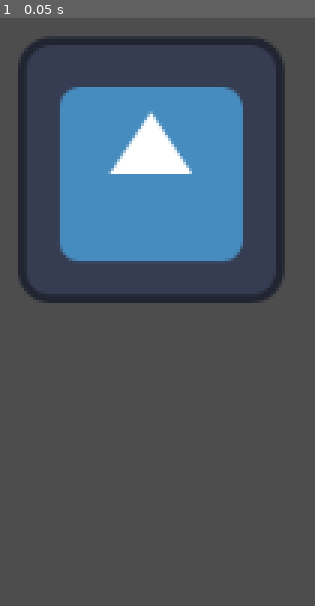
Above: before the commit, frame 1.
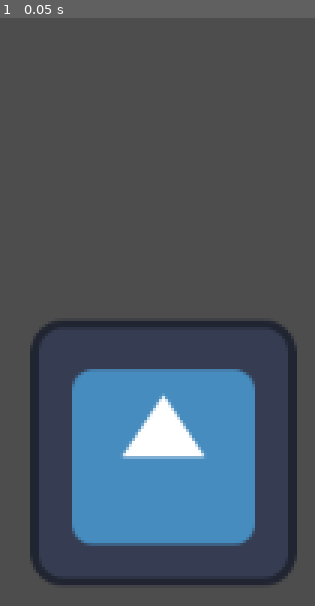
Above: after the commit, the same moment.

Repository: Phantom-soup/first-week-rapid-prototyping
Game: Godot game, scene res://Main.tscn
Same seed, same stepped clock (60 frames per second), same inputs: the game is played once before the commit and once after it. The engine's default icon, where the game draws it, is replaced by a stand-in: a white triangle on a blue panel in a dark square.
Inputs:
- Up to frame 1 (0.05 s): no input

The runs differ from the first frame. In frame 1, 44% of the frame differs, in the area x 5-95%, y 3-97%.

Commit message:
hud that has an appearing counter
kill bind doesn't work though...

Diff:
--- /dev/null
+++ b/Instances/hud.tscn
@@ -0,0 +1,22 @@
+[gd_scene load_steps=2 format=3 uid="uid://bn8qnhyijkhb1"]
+
+[ext_resource type="Script" path="res://scripts/hud.gd" id="1_hf3s0"]
+
+[node name="HUD" type="CanvasLayer"]
+script = ExtResource("1_hf3s0")
+
+[node name="Counter" type="Label" parent="."]
+anchors_preset = 2
+anchor_top = 1.0
+anchor_bottom = 1.0
+offset_top = -23.0
+offset_right = 40.0
+grow_vertical = 0
+text = "00"
+
+[node name="Message" type="Label" parent="."]
+offset_right = 40.0
+offset_bottom = 23.0
+
+[node name="Timer" type="Timer" parent="."]
+wait_time = 4096.0
--- a/Main.tscn
+++ b/Main.tscn
@@ -1,8 +1,28 @@
-[gd_scene load_steps=2 format=3 uid="uid://cpmhx3ycf70cc"]
+[gd_scene load_steps=5 format=3 uid="uid://cpmhx3ycf70cc"]
 
+[ext_resource type="Script" path="res://scripts/main.gd" id="1_1wabf"]
 [ext_resource type="PackedScene" uid="uid://b3sqjefu0f3ln" path="res://Instances/incrementer.tscn" id="1_5dvbb"]
+[ext_resource type="PackedScene" uid="uid://cr6v6ie2ndwhu" path="res://Instances/boss.tscn" id="2_l0obj"]
+[ext_resource type="PackedScene" uid="uid://bn8qnhyijkhb1" path="res://Instances/hud.tscn" id="3_r78w4"]
 
 [node name="Main" type="Node2D"]
+script = ExtResource("1_1wabf")
+bossy = ExtResource("2_l0obj")
+
+[node name="ColorRect" type="ColorRect" parent="."]
+visible = false
+offset_left = -27.0
+offset_top = -25.0
+offset_right = 1182.0
+offset_bottom = 665.0
+color = Color(0.00288962, 0.00291356, 0.131866, 1)
 
 [node name="Incrementer" parent="." instance=ExtResource("1_5dvbb")]
-position = Vector2(557, 219)
+position = Vector2(563, 355)
+
+[node name="Timer" type="Timer" parent="."]
+
+[node name="HUD" parent="." instance=ExtResource("3_r78w4")]
+
+[connection signal="input_event" from="Incrementer" to="." method="_on_incrementer_input_event"]
+[connection signal="start_game" from="HUD" to="." method="_on_hud_start_game"]
--- a/incrementer.gd
+++ /dev/null
@@ -1,16 +0,0 @@
-extends Area2D
-
-
-# Called when the node enters the scene tree for the first time.
-func _ready() -> void:
-	pass # Replace with function body.
-
-
-# Called every frame. 'delta' is the elapsed time since the previous frame.
-func _process(delta: float) -> void:
-	pass
-
-
-func _input(event: InputEvent) -> void:
-	if event.is_action_pressed("Clicke"):
-		print("clicked")
--- a/project.godot
+++ b/project.godot
@@ -22,6 +22,11 @@
 "events": [Object(InputEventMouseButton,"resource_local_to_scene":false,"resource_name":"","device":-1,"window_id":0,"a …(253 unchanged characters)…
 ]
 }
+kill_bind={
+"deadzone": 0.5,
+"events": [Object(InputEventKey,"resource_local_to_scene":false,"resource_name":"","device":-1,"window_id":0,"alt_pressed":false,"shift_pressed":false,"ctrl_pressed":false,"meta_pressed":false,"pressed":false,"keycode":0,"physical_keycode":75,"key_label":0,"unicode":107,"location":0,"echo":false,"script":null)
+]
+}
 
 [rendering]
 
--- /dev/null
+++ b/scripts/hud.gd
@@ -0,0 +1,24 @@
+extends CanvasLayer
+
+
+signal start_game
+signal boss_time
+
+
+func _ready() -> void:
+	$Counter.hide()
+
+
+func try_again():
+	print("kill bind!")
+
+
+func update_increment(num):
+	$Counter.text = str(num)
+	start_game.emit()
+
+
+
+
+func _on_boss_timer_timeout() -> void:
+	pass # Replace with function body.
--- a/scripts/incrementer.gd
+++ b/scripts/incrementer.gd
@@ -10,6 +10,6 @@
 func _process(delta: float) -> void:
 	pass
 
-func _on_input_event(viewport: Node, event: InputEvent, shape_idx: int) -> void:
-	if event.is_action_pressed("Clicke"):
-		print("click")
+#func _on_input_event(viewport: Node, event: InputEvent, shape_idx: int) -> void:
+	#if event.is_action_pressed("Clicke"):
+		#print("click")
--- /dev/null
+++ b/scripts/main.gd
@@ -0,0 +1,25 @@
+extends Node2D
+
+@export var bossy: PackedScene
+var digit = 0;
+
+
+func _ready() -> void:
+	pass
+
+
+func _process(delta: float) -> void:
+	pass
+
+
+func _on_incrementer_input_event(viewport: Node, event: InputEvent, shape_idx: int) -> void:
+	if event.is_action_pressed("Clicke"):
+		digit += 1
+		$HUD.update_increment(digit)
+
+	if event.is_action_pressed("kill_bind"):
+		$HUD.try_again()
+
+
+func _on_hud_start_game() -> void:
+	$HUD/Counter.show()
